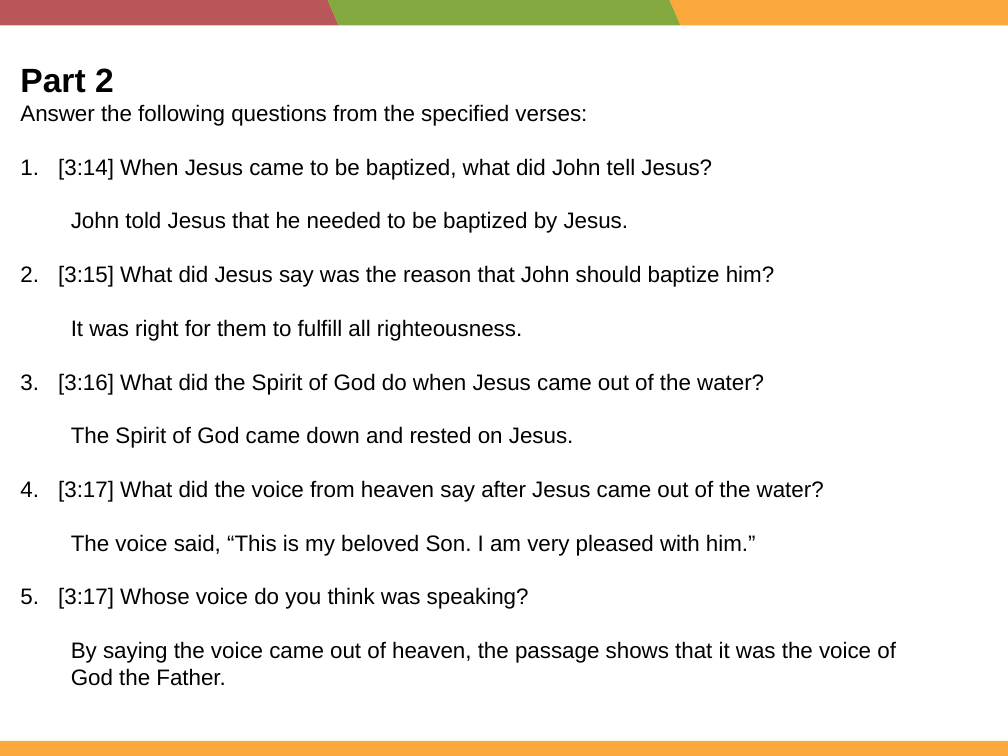
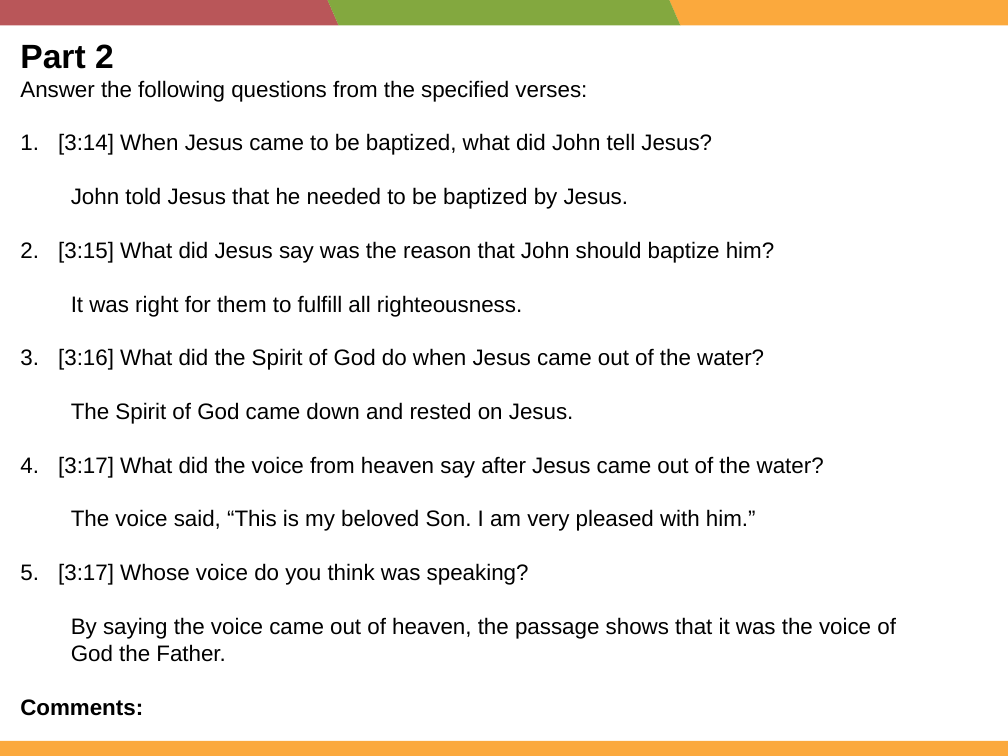
Before and after one commit to WycliffeAssociates/TS-biel-files, a slide deck: slide 6 of training/English (en)/Refinement and Publication Training [R&P]/03 Reviewers' Guide/Reviewers' Guide Training - Slides.pptx. Drawn at 1008x756 pixels with LibreOffice and Linux fonts; fonts in the diff are those of the drawing. Boxes give left, top, right and bottom in pixels: in the first picture for what was removed or moved away, otherwise in the second. Text is boxed around its words. In the diff, an @@ line names an element or a change of style, - is before the commit and + after.

```diff
--- a/training/English (en)/Refinement and Publication Training [R&P]/03 Reviewers' Guide/Reviewers' Guide Training - Slides.pptx
+++ b/training/English (en)/Refinement and Publication Training [R&P]/03 Reviewers' Guide/Reviewers' Guide Training - Slides.pptx
@@ text "Part 2": place and size @@
-text "Part 2" at [20,68,896,686]
+text "Part 2" at [20,44,896,716]
@@ text at [20,699,143,716]: paragraph added @@
+Comments:
```
Also in this commit, not shown: 27 other files.
